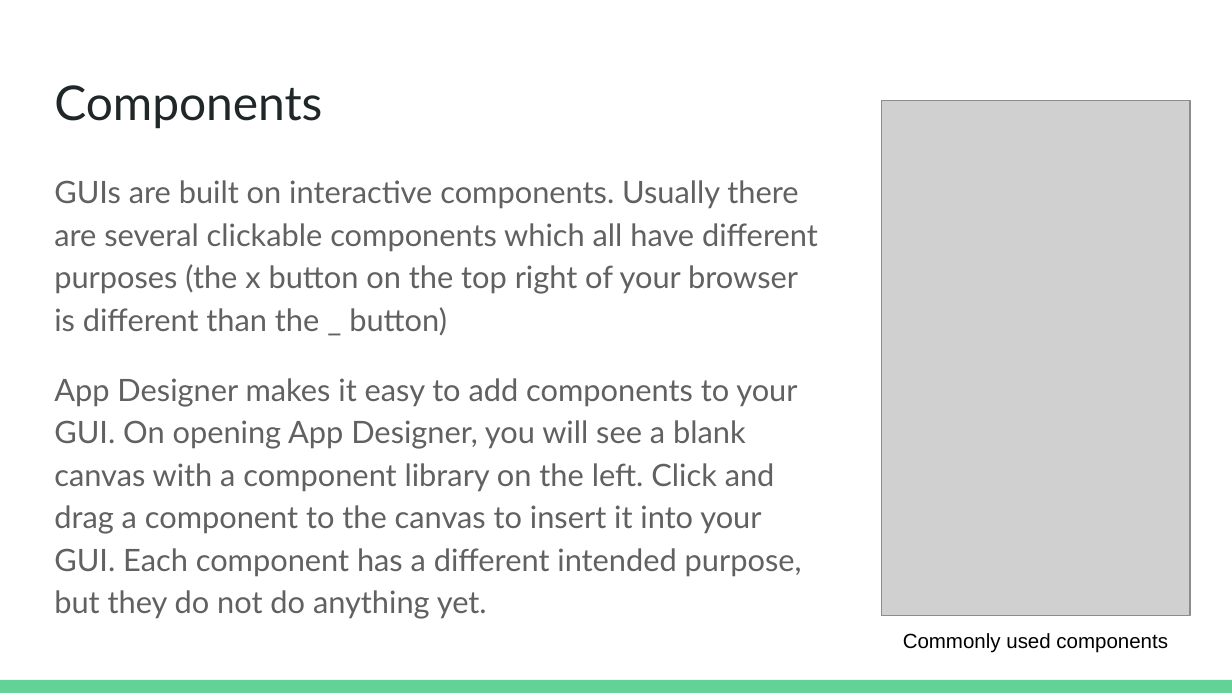
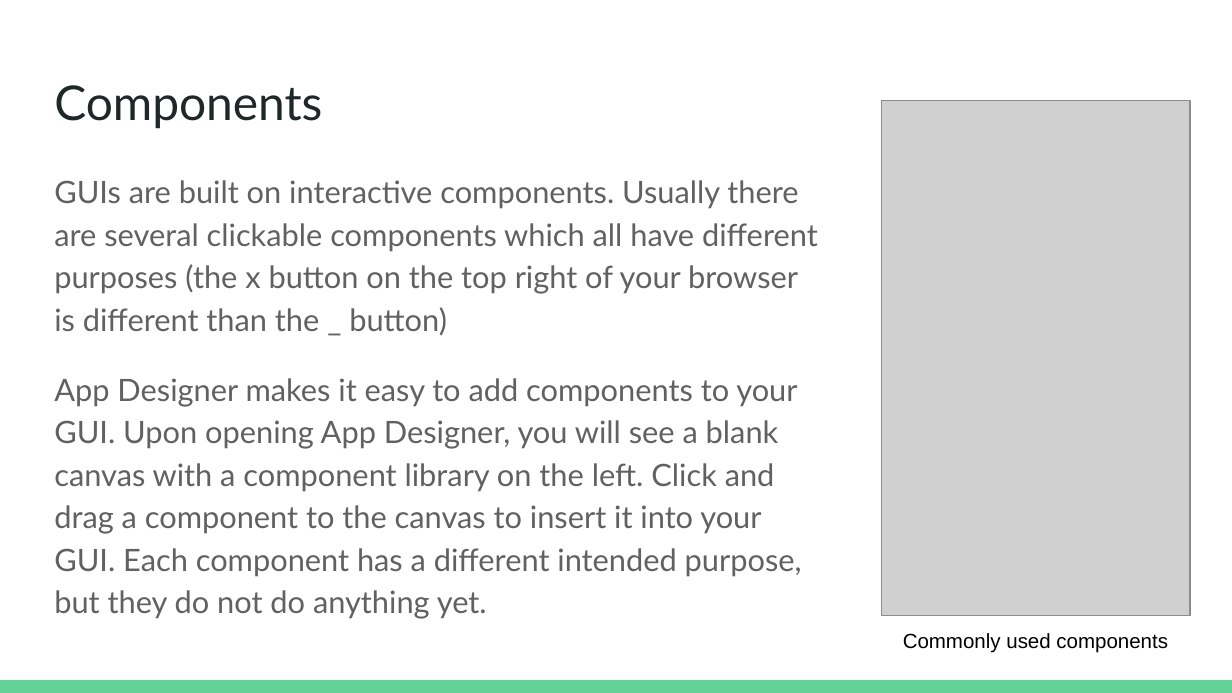
Before and after one commit to ajpasic/Battleship, a slide deck: slide 4 of Battleship GUI.pptx. Drawn at 1232x693 pixels with LibreOffice and Linux fonts; fonts in the diff are those of the drawing; grey boxes stand for pictures. Boxes give left, top, right and bottom in pixels: in the first picture for what was removed or moved away, otherwise in the second. Text is boxed around its words. In the diff, an @@ line names an element or a change of style, - is before the commit and + after.

```diff
--- a/Battleship GUI.pptx
+++ b/Battleship GUI.pptx
@@ text at [54, 378, 802, 619]: text changed @@
-App Designer makes it easy to add components to your GUI. On opening App Designer, you will see a blank canvas with a component library on the left. Click and drag a component to the canvas to insert it into your GUI. Each component has a different intended purpose, but they do not do anything yet.
+App Designer makes it easy to add components to your GUI. Upon opening App Designer, you will see a blank canvas with a component library on the left. Click and drag a component to the canvas to insert it into your GUI. Each component has a different intended purpose, but they do not do anything yet.
```
Also in this commit, not shown: 8 other slides changed.
